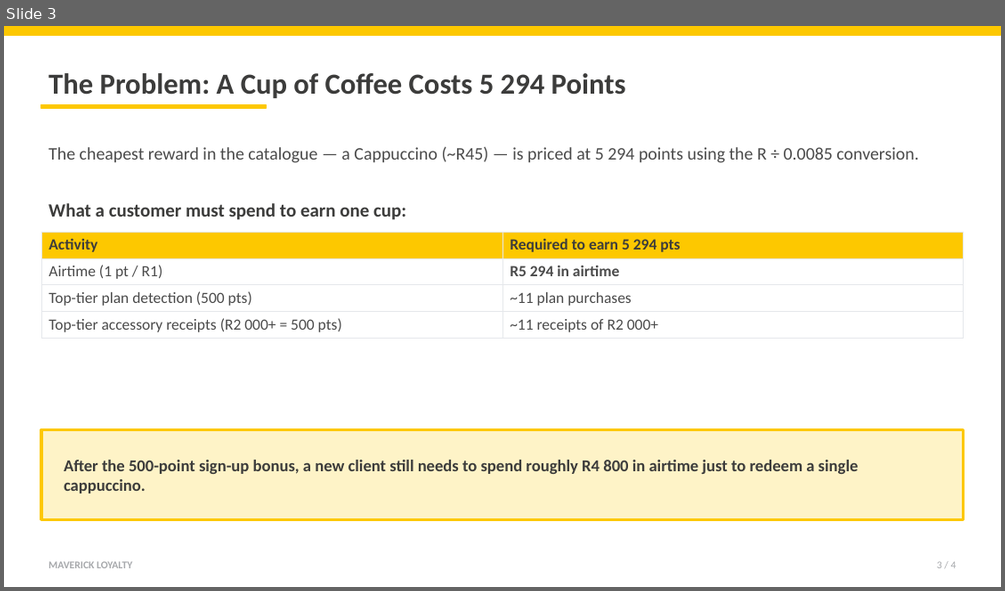
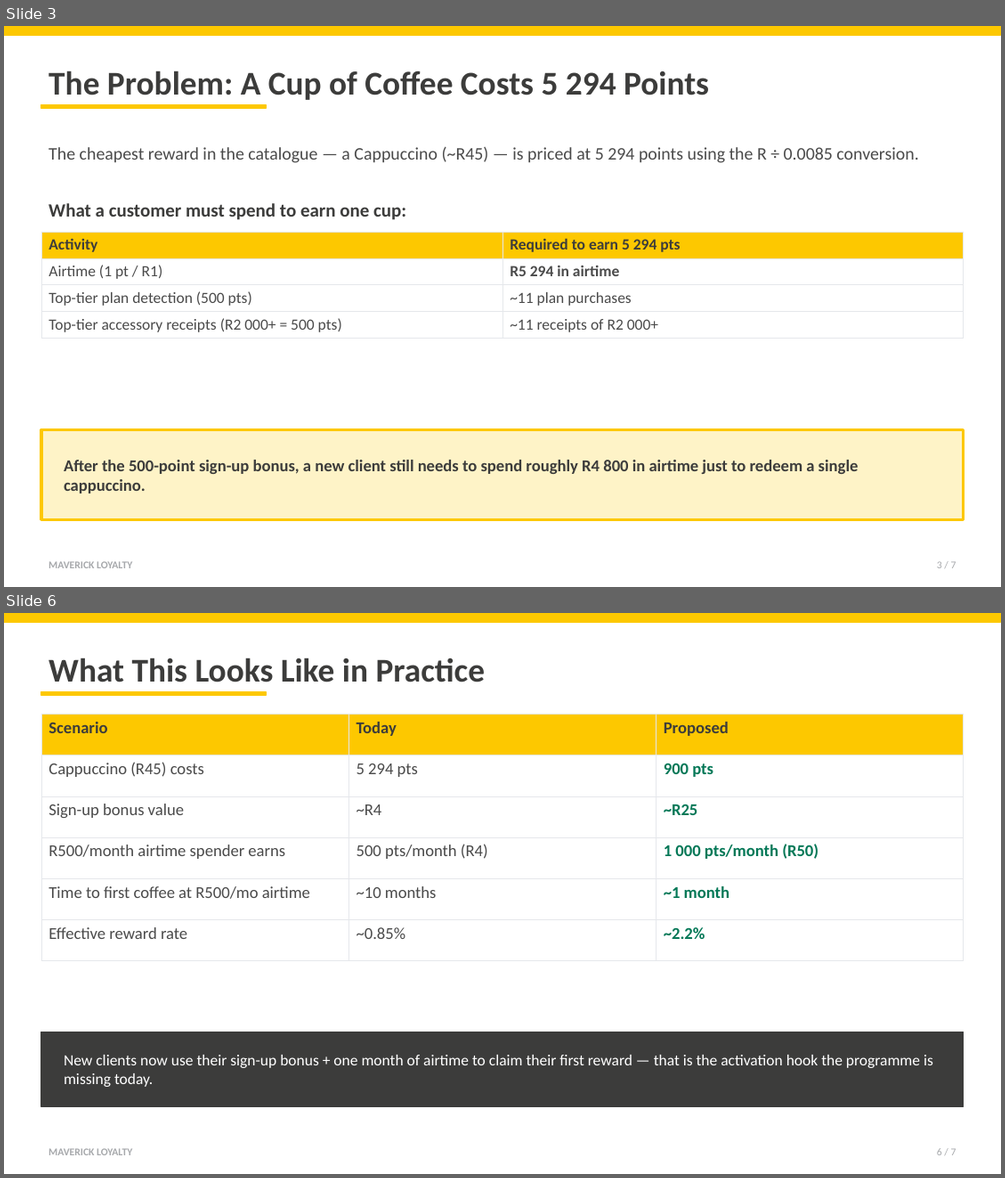
Before and after one commit to lv8777-maker/StockSense, a slide deck: presentations/point-allocation-discussion.pptx. Shown one above the other, each under a label of ours: slide 3 before the commit, slides 3 and 6 after it; the slides between them are not shown. The pictures are 1005x591 and 1005x1178 pixels, drawn with LibreOffice and Linux fonts; fonts in the diff are those of the drawing. Boxes give left, top, right and bottom in pixels: in the first picture for what was removed or moved away, otherwise in the second. Text is boxed around its words. In the diff, an @@ line names an element or a change of style, - is before the commit and + after.

```diff
--- a/presentations/point-allocation-discussion.pptx
+++ b/presentations/point-allocation-discussion.pptx
@@ slide 6 added at (4,613,1001,1174), background #FFFFFF @@
@@ rectangle added at (4,613,1001,622), fill #FDC800, outline #FDC800 1 pt @@
@@ text added at (48,658,485,682), 32 pt, text #3C3C3B, bold @@
+What This Looks Like in Practice
@@ rectangle added at (41,691,266,695), fill #FDC800, outline #FDC800 1 pt @@
@@ table added at (41,714,963,942), 6 rows, 3 columns @@
+Scenario | Today | Proposed
+Cappuccino (R45) costs | 5 294 pts | 900 pts
+Sign-up bonus value | ~R4 | ~R25
+R500/month airtime spender earns | 500 pts/month (R4) | 1 000 pts/month (R50)
+Time to first coffee at R500/mo airtime | ~10 months | ~1 month
+Effective reward rate | ~0.85% | ~2.2%
@@ rectangle added at (41,1032,963,1107), fill #3C3C3B, outline #3C3C3B 1 pt @@
@@ text added at (64,1054,933,1086), 15 pt, text #FFFFFF @@
+New clients now use their sign-up bonus + one month of airtime to claim their first reward — that is the activation hook the programme is missing today.
@@ text added at (48,1148,132,1155), 10 pt, text #A7A9AC, bold @@
+MAVERICK LOYALTY
@@ text added at (937,1148,956,1155), 10 pt, text #A7A9AC @@
+6 / 7
@@ slide 3 changed as well @@
@@ text "The Problem: A Cup of ..." at (48,71,709,100): size 28 to 32 pt @@
@@ text at (937,561,956,568): text changed @@
-3 / 4
+3 / 7
```
Also in this commit, not shown: 2 other slides changed, 3 other slides added, 1 slide removed, 1 other file.
